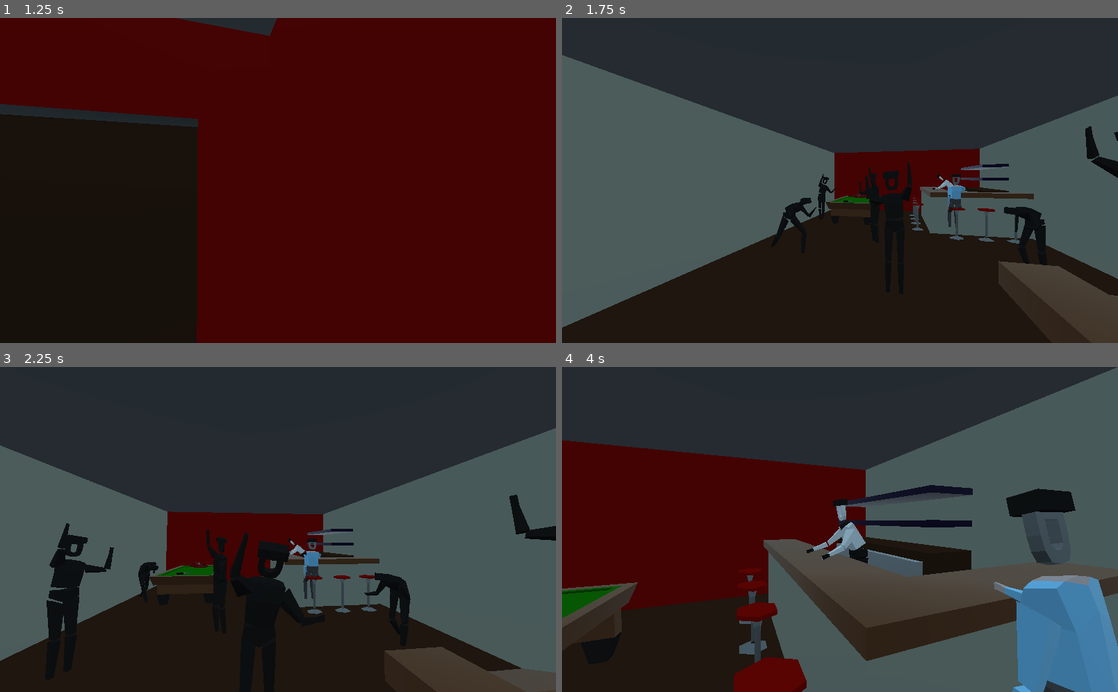
Above: before the commit, frames 1-4 (two rows, left to right).
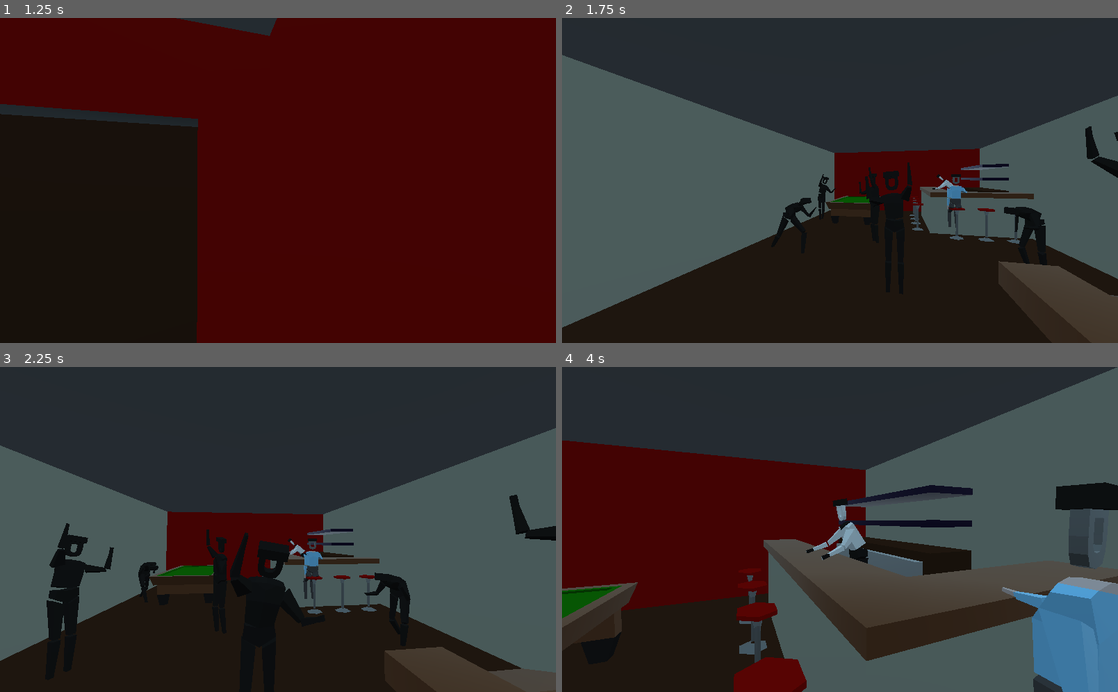
Above: after the commit, the same moments.

Repository: Eptwalabha/ld47
Game: Godot game, scene res://scenes/Game.tscn
Two runs of this game, one before a commit and one after it. Both use one fixed random seed, a clock stepped at 60 frames per second and the inputs below. Sound files missing from this copy of the repository are replaced by a short silence.
Inputs (mouse positions are in pixels of both pictures, inside the frame that each line leads up to):
- Up to frame 1 (1.25 s): tap Enter (ui_accept) at 0.5, 0.77 s; move the mouse to (305, 180) at 0.52 s; hold Up (move_forward) from 0.53 s (still down); tap E (context_action) at 0.6 s
- Up to frame 2 (1.75 s): keep holding Up (move_forward); move the mouse to (812, 180) at 1.27 s; tap E (context_action) at 1.35 s; tap Enter (ui_accept) at 1.52 s
- Up to frame 3 (2.25 s): keep holding Up (move_forward); move the mouse to (289, 523) at 2.02 s; tap E (context_action) at 2.1 s
- Up to frame 4 (4 s): keep holding Up (move_forward); move the mouse to (834, 536) at 2.77 s; tap E (context_action) at 2.85, 3.6 s; tap Enter (ui_accept) at 3.02, 3.77 s; move the mouse to (878, 532) at 3.52 s

Frame 1 is identical in both runs. In frame 2, less than 0.1% of the frame differs, in the area x 50-73%, y 48-58%; in frame 3, less than 0.1%; in frame 4, 4.3%, in the area x 77-100%, y 35-100%.

Commit message:
chapter 2 complete

Diff:
--- a/project.godot
+++ b/project.godot
@@ -83,6 +83,11 @@
 "class": "DialogTrigger",
 "language": "GDScript",
 "path": "res://scenes/core/DialogTrigger.gd"
+}, {
+"base": "Spatial",
+"class": "Door",
+"language": "GDScript",
+"path": "res://scenes/props/appart/Door.gd"
 }, {
 "base": "Spatial",
 "class": "Game",
@@ -155,6 +160,7 @@
 "Character": "",
 "Dialog": "",
 "DialogTrigger": "",
+"Door": "",
 "Game": "",
 "Glass": "",
 "InteractTrigger": "",
@@ -172,7 +178,6 @@
 
 config/name="ld47"
 run/main_scene="res://scenes/Game.tscn"
-run/disable_stdout=true
 run/disable_stderr=true
 boot_splash/image="res://assets/splash-screen/godot-logo-white.png"
 boot_splash/fullsize=false
--- a/scenes/chapters/ChapterBar.gd
+++ b/scenes/chapters/ChapterBar.gd
@@ -9,18 +9,39 @@
 onready var corridor := $Bar/BarCorridor as BarCorridor
 onready var music := $Music as AudioStreamPlayer3D
 onready var friend := $Friend as Character
+onready var dialogs := $Bar/Dialogs as Spatial
+onready var door := $Bar/Trigger/Door as Door
+onready var key_door := $Bar/Trigger/Door/key
+onready var car := $Bar/Trigger/Door/CarInside
 
 var current_state = "move"
 var states = {
-	'move': MobileState.new(),
-	'dialog': DialogState.new(),
+	'move': BarMobileState.new(),
+	'dialog': BarDialogState.new(),
 	'drink': DrinkState.new(),
+	'car': DriveState.new(),
 }
 
 var reset_player_transform :Transform
+var found_door := false
 var key_picked_up := false
 var valve_picked_up := false
 var searching := true
+
+var nbr_drink = 0
+var current_objective = 0
+
+enum OBJECTIVES {
+	TALK_FRIEND_IDLE,
+	TALK_FRIEND_DRINK,
+	FIND_CLOSE_DOOR,
+	FIND_KEY,
+	PUT_KEY,
+	FIND_VALVE,
+	PUT_VALVE,
+	WAKE_UP,
+}
+
 
 func _ready() -> void:
 	hide()
@@ -35,7 +56,20 @@
 			state.connect("drink", self, "drink")
 # warning-ignore:return_value_discarded
 	player.connect("drink_ended", self, "_on_player_drink_ended")
+	for trigger in dialogs.get_children():
+		if trigger is DialogTrigger:
+			trigger.set_active(false)
+
 	_change_state('move')
+	for trigger in get_tree().get_nodes_in_group("dialog-bar"):
+		if trigger is DialogTrigger:
+			trigger.connect("dialog_start", self, "_on_Dialog_start")
+
+	states['car'].car_transform = $Bar/Trigger/Door/CarInside/Position.global_transform
+
+	friend.show()
+	car.reset()
+	key_door.hide()
 
 func end() -> void:
 	hide()
@@ -45,13 +79,20 @@
 	show()
 	ui.reset()
 	searching = false
+	found_door = false
 	key_picked_up = false
 	valve_picked_up = false
 	key.reset()
 	valve.reset()
 	player.reset()
 	corridor.reset()
-	friend.sit_stool_drink()
+	door.reset()
+	door.locked = true
+	door.hide()
+	friend.sit_stool_idle()
+	friend.show()
+	key_door.hide()
+	car.hide()
 	current_state = "move"
 	$Dancers.show()
 	$Music.playing = true
@@ -60,10 +101,53 @@
 	for dialog in get_tree().get_nodes_in_group("dialog_trigger"):
 		if dialog is DialogTrigger:
 			dialog.reset()
-	states['move'].searching = searching
-	states['move'].timer = 10.0
+	current_objective = OBJECTIVES.TALK_FRIEND_IDLE
+	prepare_current_objective()
 
 	player.global_transform = reset_player_transform
+
+func active_dialog(nbr: int, keep_active := false) -> void:
+	for i in range(dialogs.get_child_count()):
+		var trigger = dialogs.get_child(i)
+		if trigger is DialogTrigger:
+			trigger.set_active(i == nbr || keep_active)
+
+func prepare_current_objective() -> void:
+	match current_objective:
+		OBJECTIVES.TALK_FRIEND_IDLE:
+			friend.sit_stool_idle()
+			active_dialog(0)
+		OBJECTIVES.TALK_FRIEND_DRINK:
+			friend.sit_stool_drink()
+			active_dialog(1)
+		OBJECTIVES.FIND_CLOSE_DOOR:
+			friend.sleep()
+			active_dialog(2)
+			door.show()
+		OBJECTIVES.FIND_KEY:
+			key.display(true)
+			active_dialog(2)
+			active_dialog(3, true)
+		OBJECTIVES.PUT_KEY:
+			active_dialog(2)
+		OBJECTIVES.FIND_VALVE:
+			valve.display(true)
+			active_dialog(2)
+			active_dialog(4, true)
+		OBJECTIVES.PUT_VALVE:
+			active_dialog(2)
+			searching = false
+			states['move'].searching = false
+			ui.blink()
+			yield(ui, "blink")
+			empty_bar()
+		OBJECTIVES.WAKE_UP:
+			_change_state('car')
+			friend.hide()
+			car.show()
+			active_dialog(5)
+		_:
+			print(current_objective)
 
 func process(delta: float) -> void:
 	states[current_state].process(delta)
@@ -77,13 +161,29 @@
 func drink() -> void:
 	player.force_move_to($Drink)
 	player.drink()
+	states['move'].timer = 10.0
 	_change_state('drink')
 
 func _on_player_drink_ended() -> void:
 	_change_state('move')
 
-func _on_State_ended(_state: String) -> void:
-	pass
+func _on_State_ended(state: String) -> void:
+	if state == 'dialog':
+		print(current_objective)
+		match current_objective:
+			OBJECTIVES.TALK_FRIEND_IDLE:
+				searching = true
+				states['move'].searching = searching
+				next_objective()
+			OBJECTIVES.TALK_FRIEND_DRINK:
+				next_objective()
+			OBJECTIVES.WAKE_UP:
+				emit_signal('chapter_ended')
+			_:
+				pass
+
+	if state != 'move':
+		_change_state('move')
 
 func _change_state(new_state: String) -> void:
 	if current_state != new_state and states.has(new_state):
@@ -117,19 +217,19 @@
 		pass
 
 
-class DialogState extends GameState:
-
-	var dialog : DialogTrigger = null
-
-	func set_dialog(d: DialogTrigger) -> void:
+class BarDialogState extends GameState:
+
+	var dialog : Dialog = null
+
+	func set_dialog(d: Dialog) -> void:
 		dialog = d
 
 	func enter() -> void:
 		player.can_control(false)
+		player.velocity = Vector3.ZERO
 		ui.hide_context()
 		dialog.start()
-# warning-ignore:return_value_discarded
-		_print_next_bit()
+		var _a = _print_next_bit()
 
 	func process(_delta: float) -> void:
 		if Input.is_action_just_pressed("context_action"):
@@ -145,6 +245,28 @@
 		ui.display_dialog(d.who, d.what)
 		return true
 
+class DriveState extends GameState:
+
+	var car_transform : Transform
+
+	func enter() -> void:
+		player.global_transform = car_transform
+
+	func input(event: InputEvent) -> void:
+		player.input(event)
+
+	func process(delta: float) -> void:
+		if player.ray.is_colliding():
+			var collider = player.ray.get_collider()
+			if collider is InteractTrigger and collider.active:
+				if Input.is_action_just_pressed("context_action"):
+					collider.interact()
+				else:
+					ui.show_context(collider.hover_key)
+			else:
+				ui.hide_context()
+		else:
+			ui.hide_context()
 
 class DrinkState extends GameState:
 
@@ -152,10 +274,10 @@
 		player.velocity.y = 0.0
 		player.can_control(false)
 
-class MobileState extends GameState:
+class BarMobileState extends GameState:
 
 	var timer : float = 3.0
-	var searching := true
+	var searching := false
 
 	func enter() -> void:
 		player.can_control(true)
@@ -193,22 +315,25 @@
 func _on_Bar_end_of_chapter() -> void:
 	emit_signal("chapter_ended")
 
+func next_objective() -> void:
+	current_objective += 1
+	ui.blink()
+	yield(ui, "blink")
+	drink()
+	prepare_current_objective()
 
 func _on_Key_picked_up() -> void:
 	key_picked_up = true
-	_check_if_player_found_all_items()
+	next_objective()
 
 func _on_Valve_picked_up() -> void:
 	valve_picked_up = true
-	_check_if_player_found_all_items()
-
-func _check_if_player_found_all_items() -> void:
-	if searching && key_picked_up && valve_picked_up:
-		searching = false
-		states['move'].searching = false
-		ui.blink()
-		yield(ui, "blink")
-		empty_bar()
+	current_objective += 1
+	prepare_current_objective()
+
+func _on_Dialog_start(trigger: DialogTrigger) -> void:
+	states['dialog'].dialog = trigger.dialog
+	_change_state('dialog')
 
 func empty_bar() -> void:
 	$Dancers.hide()
@@ -217,3 +342,14 @@
 
 func _on_BarCorridor_first_entrance() -> void:
 	AudioServer.set_bus_effect_enabled(3, 0, false)
+
+func _on_Door_door_interacted_with() -> void:
+	match current_objective:
+		OBJECTIVES.FIND_CLOSE_DOOR:
+			next_objective()
+		OBJECTIVES.PUT_KEY:
+			key_door.show()
+			next_objective()
+		OBJECTIVES.PUT_VALVE:
+			current_objective += 1
+			prepare_current_objective()
--- a/scenes/chapters/ChapterBar.tscn
+++ b/scenes/chapters/ChapterBar.tscn
@@ -11,6 +11,21 @@
 [ext_resource path="res://scenes/characters/Dancer.tscn" type="PackedScene" id=9]
 [ext_resource path="res://scenes/props/appart/BarCorridor.tscn" type="PackedScene" id=10]
 [ext_resource path="res://scenes/core/DialogTrigger.tscn" type="PackedScene" id=11]
+[ext_resource path="res://scenes/props/appart/Door.tscn" type="PackedScene" id=12]
+[ext_resource path="res://assets/models/story/key.glb" type="PackedScene" id=13]
+[ext_resource path="res://scenes/props/road/CarInside.tscn" type="PackedScene" id=14]
+
+[sub_resource type="SpatialMaterial" id=1]
+albedo_color = Color( 0.156863, 0.717647, 0, 1 )
+emission_enabled = true
+emission = Color( 0.156863, 0.717647, 0, 1 )
+emission_energy = 1.0
+emission_operator = 0
+emission_on_uv2 = false
+
+[sub_resource type="CubeMesh" id=2]
+material = SubResource( 1 )
+size = Vector3( 0.1, 0.1, 0.3 )
 
 [node name="ChapterBar" type="Spatial"]
 script = ExtResource( 1 )
@@ -24,6 +39,78 @@
 transform = Transform( 1, 0, 0, 0, 1, 0, 0, 0, 1, -1.70648, 0.817848, -3.72262 )
 
 [node name="BarCorridor" parent="Bar" instance=ExtResource( 10 )]
+
+[node name="Trigger" type="Spatial" parent="Bar"]
+
+[node name="Door" parent="Bar/Trigger" instance=ExtResource( 12 )]
+transform = Transform( -4.37114e-08, 0, -1, 0, 1, 0, 1, 0, -4.37114e-08, -3.52556, 0, 0 )
+locked = true
+
+[node name="key" parent="Bar/Trigger/Door" instance=ExtResource( 13 )]
+transform = Transform( -0.658125, 0.752909, -7.24789e-08, 0.752909, 0.658125, 3.29107e-08, 7.24789e-08, -3.29107e-08, -1, 0.660003, 0.720318, -0.172962 )
+
+[node name="CarInside" parent="Bar/Trigger/Door" instance=ExtResource( 14 )]
+transform = Transform( 1, 0, 0, 0, 1, 0, 0, 0, 1, 0.619672, 0, -0.813649 )
+friend_sleep = false
+
+[node name="Position" type="Spatial" parent="Bar/Trigger/Door/CarInside"]
+transform = Transform( 1, 0, 0, 0, 1, 0, 0, 0, 1, 0.481436, -0.249828, 0 )
+
+[node name="ExitSign" type="MeshInstance" parent="Bar/Trigger/Door"]
+transform = Transform( -4.37114e-08, 0, -1, 0, 1, 0, 1, 0, -4.37114e-08, 0.6, 2.2, -0.0495644 )
+mesh = SubResource( 2 )
+material/0 = null
+
+[node name="Dialogs" type="Spatial" parent="Bar"]
+
+[node name="DialogFriend01" parent="Bar/Dialogs" groups=[
+"dialog-bar",
+] instance=ExtResource( 11 )]
+transform = Transform( 1, 0, 0, 0, 1, 0, 0, 0, 1, 1.49304, 1.44674, -0.99473 )
+hover_key = "dialog_bar_hover_idle"
+active = false
+dialogs = [ "dialog_2_01", "dialog_2_02" ]
+who = "a_friend"
+
+[node name="DialogFriend02" parent="Bar/Dialogs" groups=[
+"dialog-bar",
+] instance=ExtResource( 11 )]
+transform = Transform( 1, 0, 0, 0, 1, 0, 0, 0, 1, 1.49304, 1.44674, -0.99473 )
+hover_key = "dialog_bar_hover_drink"
+active = false
+who = "a_friend"
+
+[node name="DialogFriend03" parent="Bar/Dialogs" groups=[
+"dialog-bar",
+] instance=ExtResource( 11 )]
+transform = Transform( 1, 0, 0, 0, 1, 0, 0, 0, 1, 1.49304, 1.44674, -0.99473 )
+hover_key = "dialog_bar_hover_sleep"
+active = false
+dialogs = [ "i_wanna_go_home" ]
+who = "a_friend"
+multiple = true
+
+[node name="DialogBartender01" parent="Bar/Dialogs" groups=[
+"dialog-bar",
+] instance=ExtResource( 11 )]
+transform = Transform( 1, 0, 0, 0, 1, 0, 0, 0, 1, 1.51997, 1.73703, -3.1051 )
+active = false
+who = "bartender"
+
+[node name="DialogBartender02" parent="Bar/Dialogs" groups=[
+"dialog-bar",
+] instance=ExtResource( 11 )]
+transform = Transform( 1, 0, 0, 0, 1, 0, 0, 0, 1, 1.51997, 1.73703, -3.1051 )
+active = false
+who = "bartender"
+
+[node name="DialogFriend04" parent="Bar/Dialogs" groups=[
+"dialog-bar",
+] instance=ExtResource( 11 )]
+transform = Transform( 0.5, 0, 0, 0, 0.5, 0, 0, 0, 0.5, -2.9119, 1.24234, 0.152902 )
+active = false
+dialogs = [ "wake_up_moron" ]
+who = "a_friend"
 
 [node name="Player" parent="." instance=ExtResource( 2 )]
 transform = Transform( 1, 0, 0, 0, 1, 0, 0, 0, 1, 0, 0, 9.26021 )
@@ -58,9 +145,6 @@
 transform = Transform( -1, 0, -8.74228e-08, 0, 1, 0, 8.74228e-08, 0, -1, 1.50651, 0.00659486, -0.896361 )
 default = "sleep"
 
-[node name="DialogTrigger" parent="Friend" instance=ExtResource( 11 )]
-transform = Transform( 1, 0, 0, 0, 1, 0, 0, 0, 1, 0, 1.15334, 0 )
-
 [node name="Bartender" parent="." instance=ExtResource( 8 )]
 transform = Transform( 0, 0, -1, 0, 1, 0, 1, 0, 0, 1.85409, 0.228268, -3.26435 )
 
@@ -75,3 +159,4 @@
 [connection signal="picked_up" from="Bar/Key" to="." method="_on_Key_picked_up"]
 [connection signal="picked_up" from="Bar/Valve" to="." method="_on_Valve_picked_up"]
 [connection signal="first_entrance" from="Bar/BarCorridor" to="." method="_on_BarCorridor_first_entrance"]
+[connection signal="door_interacted_with" from="Bar/Trigger/Door" to="." method="_on_Door_door_interacted_with"]
--- a/scenes/chapters/ChapterHome.gd
+++ b/scenes/chapters/ChapterHome.gd
@@ -37,7 +37,7 @@
 	phone_dialog.push('', 'dialog_1_02')
 	phone.dialog = phone_dialog
 
-	for trigger in get_tree().get_nodes_in_group("dialog_trigger"):
+	for trigger in get_tree().get_nodes_in_group("dialog-home"):
 		if trigger is DialogTrigger:
 			trigger.connect("dialog_start", self, "_on_Dialog_start")
 
--- a/scenes/chapters/ChapterHome.tscn
+++ b/scenes/chapters/ChapterHome.tscn
@@ -49,7 +49,9 @@
 
 [node name="BackStreetBuilding" parent="Street" instance=ExtResource( 5 )]
 
-[node name="DialogBouncer" parent="Street/BackStreetBuilding" instance=ExtResource( 10 )]
+[node name="DialogBouncer" parent="Street/BackStreetBuilding" groups=[
+"dialog-home",
+] instance=ExtResource( 10 )]
 transform = Transform( -4.37114e-08, 0, -1, 0, 1, 0, 1, 0, -4.37114e-08, 2.5904, 1.31211, -5.94848 )
 hover_key = "action_bouncer"
 dialogs = [ "dialog_1_bouncer_01", "dialog_1_bouncer_02", "dialog_1_bouncer_03" ]
@@ -59,7 +61,9 @@
 transform = Transform( 0.757736, 0, 0.652561, 0, 1, 0, -0.652561, 0, 0.757736, -0.96861, -5.0307, -5.41736 )
 default = "idle"
 
-[node name="DialogTrigger" parent="Street/BackStreetBuilding/Character" instance=ExtResource( 10 )]
+[node name="DialogTrigger" parent="Street/BackStreetBuilding/Character" groups=[
+"dialog-home",
+] instance=ExtResource( 10 )]
 transform = Transform( 1, 0, 0, 0, 1, 0, 0, 0, 1, 0, 1.31211, 0 )
 dialogs = [ "hello", "how are you?" ]
 who = "friend_a"
--- a/scenes/core/DialogTrigger.tscn
+++ b/scenes/core/DialogTrigger.tscn
@@ -6,9 +6,7 @@
 [sub_resource type="BoxShape" id=1]
 extents = Vector3( 0.5, 0.5, 0.5 )
 
-[node name="DialogTrigger" groups=[
-"dialog_trigger",
-] instance=ExtResource( 1 )]
+[node name="DialogTrigger" instance=ExtResource( 1 )]
 script = ExtResource( 2 )
 hover_key = "dialog"
 
--- a/scenes/core/InteractTrigger.gd
+++ b/scenes/core/InteractTrigger.gd
@@ -12,7 +12,6 @@
 	reset_active = active
 
 func set_active(is_active: bool) -> void:
-	print("set active %s" % is_active)
 	active = is_active
 	for elem in get_children():
 		if elem is CollisionShape:
--- a/scenes/props/Key.gd
+++ b/scenes/props/Key.gd
@@ -4,10 +4,12 @@
 signal picked_up
 
 func reset() -> void:
-	visible = true
-	$InteractTrigger.active = true
+	display(false)
+
+func display(is_visible: bool) -> void:
+	visible = is_visible
+	$InteractTrigger.set_active(visible)
 
 func _on_InteractTrigger_interacted_with() -> void:
 	emit_signal("picked_up")
-	visible = false
-	$InteractTrigger.active = false
+	display(false)
--- a/scenes/props/Valve.gd
+++ b/scenes/props/Valve.gd
@@ -4,10 +4,12 @@
 signal picked_up
 
 func reset() -> void:
-	visible = true
-	$InteractTrigger.active = true
+	display(false)
+
+func display(is_visible: bool) -> void:
+	visible = is_visible
+	$InteractTrigger.set_active(visible)
 
 func _on_InteractTrigger_interacted_with() -> void:
 	emit_signal("picked_up")
-	visible = false
-	$InteractTrigger.active = false
+	display(false)
--- a/scenes/props/appart/Door.gd
+++ b/scenes/props/appart/Door.gd
@@ -1,6 +1,8 @@
+class_name Door
 extends Spatial
 
 signal door_opened
+signal door_interacted_with
 
 export(bool) var locked := false
 export(bool) var closed := true
@@ -26,6 +28,7 @@
 	$door/InteractTrigger.hover_key = initial_hint
 
 func _on_InteractTrigger_interacted_with() -> void:
+	emit_signal("door_interacted_with")
 	if locked and closed:
 		$door/InteractTrigger.hover_key = 'door_locked'
 	else:
--- a/scenes/props/appart/Door.tscn
+++ b/scenes/props/appart/Door.tscn
@@ -26,8 +26,7 @@
 "values": [ Vector3( 0, 179, 0 ), Vector3( 0, 0, 0 ) ]
 }
 
-[sub_resource type="Animation" id=2]
-resource_name = "open"
+[sub_resource type="Animation" id=4]
 length = 0.4
 tracks/0/type = "value"
 tracks/0/path = NodePath("door:rotation_degrees")
@@ -58,9 +57,9 @@
 
 [node name="CollisionShape" type="CollisionShape" parent="door/StaticBody" index="0"]
 transform = Transform( 1, 0, 0, 0, 1, 0, 0, 0, 1, 0.61145, 1.00285, 0 )
-shape = SubResource( 4 )
+shape = SubResource( 2 )
 
 [node name="AnimationPlayer" type="AnimationPlayer" parent="." index="1"]
 anims/close = SubResource( 3 )
-anims/open = SubResource( 2 )
+anims/open = SubResource( 4 )
 [connection signal="interacted_with" from="door/InteractTrigger" to="." method="_on_InteractTrigger_interacted_with"]
--- a/scenes/props/road/CarInside.gd
+++ b/scenes/props/road/CarInside.gd
@@ -4,7 +4,9 @@
 onready var valve = $car_inside/valve
 onready var head = $car_inside/Head
 onready var camera = $car_inside/Head/Camera
+onready var friend = $Friend as Character
 
+export(bool) var friend_sleep := true
 export(float) var mouse_sensitivity := 0.3
 var camera_angle: float = 0
 
@@ -15,7 +17,11 @@
 	head.rotation = Vector3.ZERO
 	camera.rotation = Vector3.ZERO
 	camera_angle = 0
-	camera.make_current()
+	if friend_sleep:
+		camera.make_current()
+		friend.play('sleep')
+	else:
+		friend.play('sit-stool-idle')
 
 func input(event: InputEvent) -> void:
 	if event is InputEventMouseMotion:
@@ -28,3 +34,6 @@
 
 func steer(amount: float) -> void:
 	valve.rotate_object_local(Vector3.UP, 1.1 * amount)
+
+func set_current() -> void:
+	camera.make_current()
--- a/scenes/props/road/CarInside.tscn
+++ b/scenes/props/road/CarInside.tscn
@@ -1,10 +1,9 @@
-[gd_scene load_steps=8 format=2]
+[gd_scene load_steps=7 format=2]
 
 [ext_resource path="res://assets/models/road/car_inside.glb" type="PackedScene" id=1]
 [ext_resource path="res://assets/models/story/valve.glb" type="PackedScene" id=2]
 [ext_resource path="res://scenes/props/road/CarInside.gd" type="Script" id=3]
 [ext_resource path="res://scenes/characters/Character.tscn" type="PackedScene" id=4]
-[ext_resource path="res://scenes/characters/Dancer.tscn" type="PackedScene" id=5]
 [ext_resource path="res://scenes/props/road/CarInsideArea.gd" type="Script" id=6]
 
 [sub_resource type="BoxShape" id=1]
@@ -34,9 +33,5 @@
 transform = Transform( 1, 0, 0, 0, 0.990831, -0.13511, 0, 0.13511, 0.990831, -0.523399, -0.23706, 0.0390788 )
 default = "sleep"
 
-[node name="Dancer" parent="." index="3" instance=ExtResource( 5 )]
-transform = Transform( 1, 0, 0, 0, 1, 0, 0, 0, 1, -0.334008, 0, -0.846964 )
-default = "sit-drink"
-
-[node name="OmniLight" type="OmniLight" parent="." index="4"]
+[node name="OmniLight" type="OmniLight" parent="." index="3"]
 transform = Transform( 1, 0, 0, 0, 1, 0, 0, 0, 1, 0, 1.29331, -0.220865 )
Not shown: 1 places in scenes/chapters/ChapterBar.tscn that only renumber resources
Not shown: 1 places in scenes/props/appart/Door.tscn that only renumber resources
